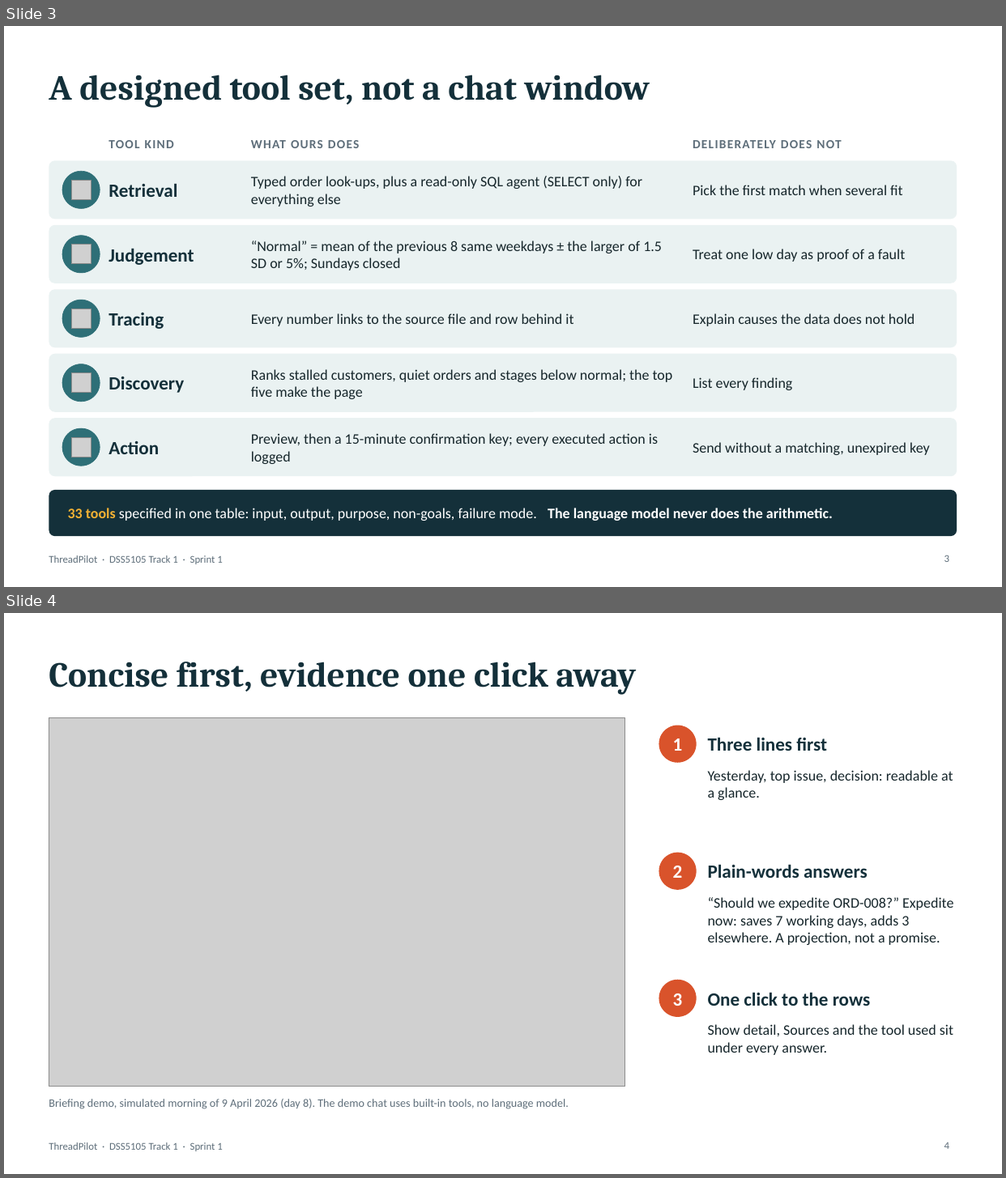
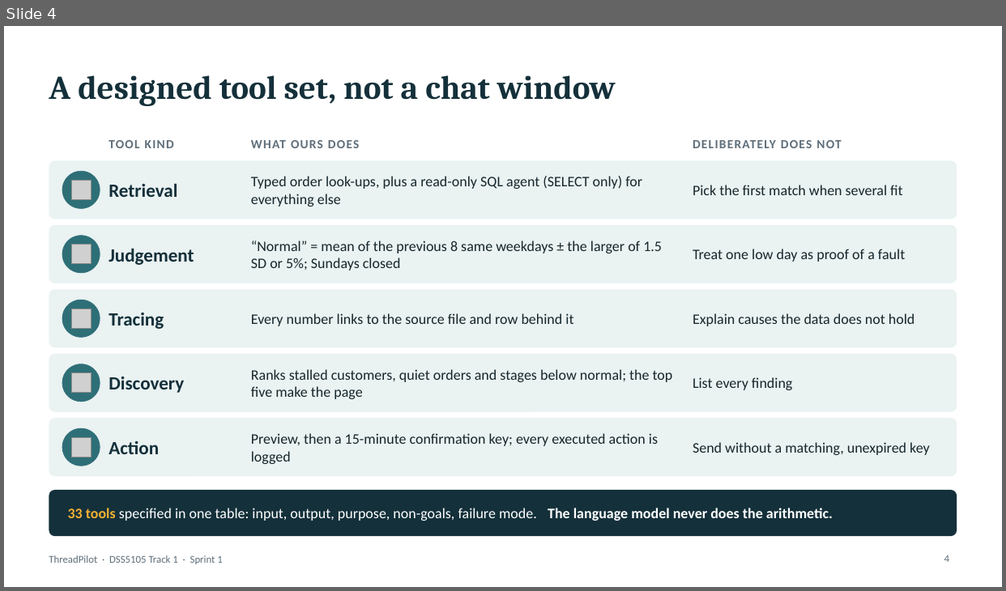
Before and after one commit to footoonming/DSS5105_fork, a slide deck: threadpilot/docs/presentation/ThreadPilot_Sprint1_5min.pptx. Shown one above the other, each under a label of ours: slides 3 and 4 before the commit, slide 4 after it. The pictures are 1006x1178 and 1006x591 pixels, drawn with LibreOffice and Linux fonts; fonts in the diff are those of the drawing; grey boxes stand for pictures. Boxes give left, top, right and bottom in pixels: in the first picture for what was removed or moved away, otherwise in the second. Text is boxed around its words. In the diff, an @@ line names an element or a change of style, - is before the commit and + after.

```diff
--- a/threadpilot/docs/presentation/ThreadPilot_Sprint1_5min.pptx
+++ b/threadpilot/docs/presentation/ThreadPilot_Sprint1_5min.pptx
@@ slide 4 removed at <box>4,613,1002,1174</box>, background #FFFFFF; not listed: 1 template element that a slide beside it also shows @@
@@ title removed at <box>49,662,636,695</box> @@
-Concise first, evidence one click away
@@ picture removed at <box>49,717,625,1087</box> @@
@@ ellipse removed at <box>659,726,697,763</box> @@
-1
@@ text removed at <box>708,737,827,751</box> @@
-Three lines first
@@ text removed at <box>708,770,953,800</box> @@
-Yesterday, top issue, decision: readable at a glance.
@@ ellipse removed at <box>659,853,697,890</box> @@
-2
@@ text removed at <box>708,864,867,878</box> @@
-Plain-words answers
@@ text removed at <box>708,897,953,945</box> @@
-“Should we expedite ORD-008?” Expedite now: saves 7 working days, adds 3 elsewhere. A projection, not a promise.
@@ ellipse removed at <box>659,980,697,1017</box> @@
-3
@@ text removed at <box>708,992,871,1006</box> @@
-One click to the rows
@@ text removed at <box>708,1024,953,1055</box> @@
-Show detail, Sources and the tool used sit under every answer.
@@ text removed at <box>49,1099,569,1110</box> @@
-Briefing demo, simulated morning of 9 April 2026 (day 8). The demo chat uses built-in tools, no language model.
@@ page number removed at <box>944,1143,949,1149</box> @@
-4
@@ what was slide 3 is now slide 4 @@
@@ slide 4 changed as well @@
@@ title "A designed tool set, not ..." at <box>49,75,616,106</box>: size 34 to 32 pt @@
@@ page number at <box>944,556,949,562</box>: text changed @@
-3
+4
```
Also in this commit, not shown: 3 other slides changed, 4 slides added, 1 other slide removed, 18 other files.
